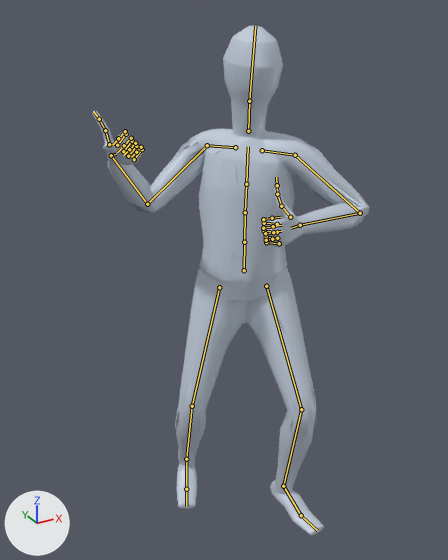
Two versions of the glTF model app/assets/anims/Base/sword_shield_attack_1.glb, one commit apart.
Rendered twice from a camera (50 mm lens) standing at (-0.993, -1.681, 1.781) and looking at (-0.087, -0.033, 0.957). Lighting does not change. The marker at lower left points along +X, +Y and +Z. The picture after the commit comes second. Both versions are drawn at frame 6 of the action 'Animation'; the numbers are the values there. The bones that change, and the others that lie on the model, are drawn over the model as lines.

The first picture shows 'Body_human_male'.
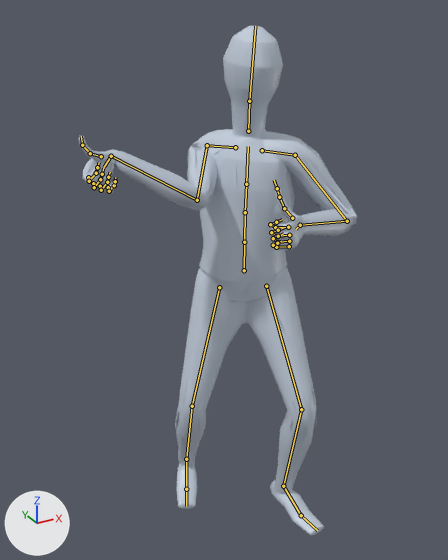
The change, as a list of edits to the scene's bpy script:
```text
Change bone_mixamorig_leftarm:
    where bone_mixamorig_leftarm = bpy.data.objects['Armature'].pose.bones['mixamorig:LeftArm']  # child of 'mixamorig:LeftShoulder'
    bone_mixamorig_leftarm.rotation_quaternion: (0.926, -0.355, 0.12, 0.052) -> (0.89, -0.443, 0.065, 0.083)  # degrees (-42, 15, 1) -> degrees (-52, 11, 5)
Change bone_mixamorig_lefthand:
    where bone_mixamorig_lefthand = bpy.data.objects['Armature'].pose.bones['mixamorig:LeftHand']  # child of 'mixamorig:LeftForeArm'
    bone_mixamorig_lefthand.rotation_quaternion: (0.925, -0.015, -0.378, 0.037) -> (0.939, 0.099, -0.297, 0.141)  # degrees (-4, -44, 6) -> degrees (7, -36, 15)
Change bone_mixamorig_rightarm:
    where bone_mixamorig_rightarm = bpy.data.objects['Armature'].pose.bones['mixamorig:RightArm']  # child of 'mixamorig:RightShoulder'
    bone_mixamorig_rightarm.rotation_quaternion: (0.775, -0.467, 0.345, 0.249) -> (0.306, -0.796, 0.499, 0.151)  # degrees (-59, 50, 6) -> degrees (-156, 33, -57)
Change bone_mixamorig_righthand:
    where bone_mixamorig_righthand = bpy.data.objects['Armature'].pose.bones['mixamorig:RightHand']  # child of 'mixamorig:RightForeArm'
    bone_mixamorig_righthand.rotation_quaternion: (0.546, -0.346, 0.716, -0.264) -> (0.705, 0.157, -0.275, -0.634)  # degrees (-109, 37, -102) -> degrees (36, -11, -87)
```

Location of each change, (x1, y1, x2, y2) in pixels of the pictures (448 x 560 px):
'Body_human_male', posed
    before: (92, 26, 369, 535)
    after: (79, 26, 357, 535)
bone 'mixamorig:LeftArm', root to tip
    before: (295, 155) to (360, 213)
    after: (295, 155) to (347, 221)
bone 'mixamorig:LeftHand', root to tip
    before: (300, 225) to (291, 228)
    after: (300, 225) to (296, 229)
bone 'mixamorig:RightArm', root to tip
    before: (207, 145) to (147, 204)
    after: (207, 145) to (197, 200)
bone 'mixamorig:RightHand', root to tip
    before: (111, 155) to (116, 154)
    after: (111, 156) to (104, 167)
